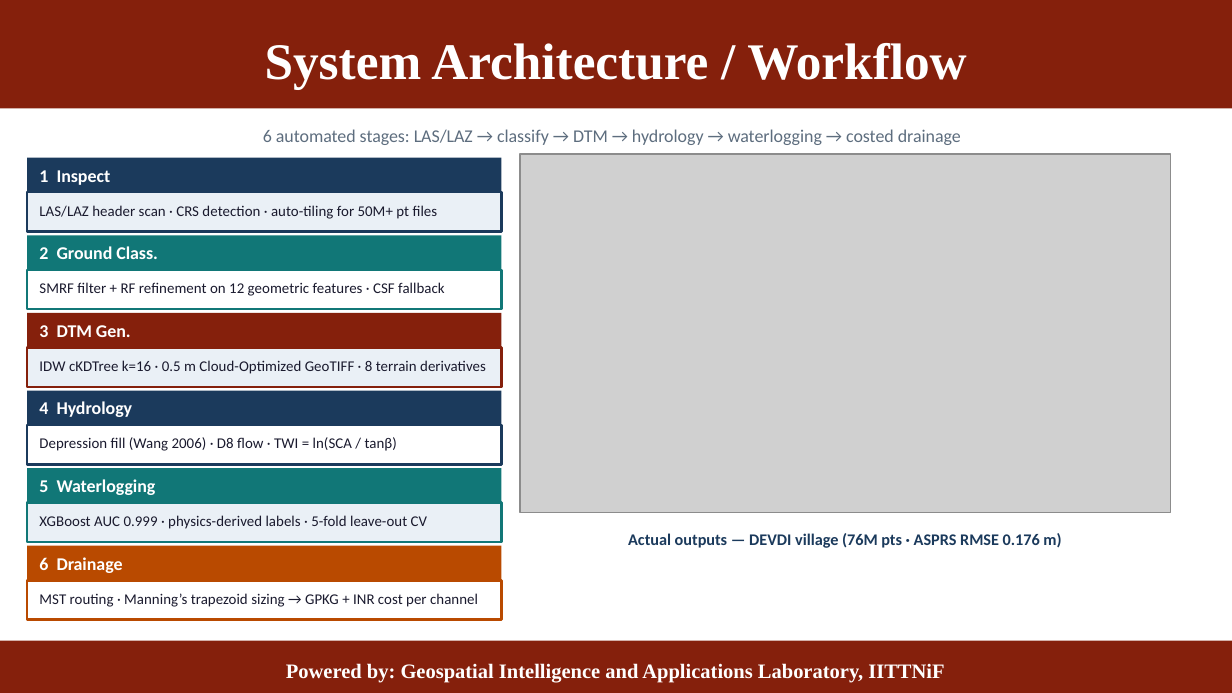
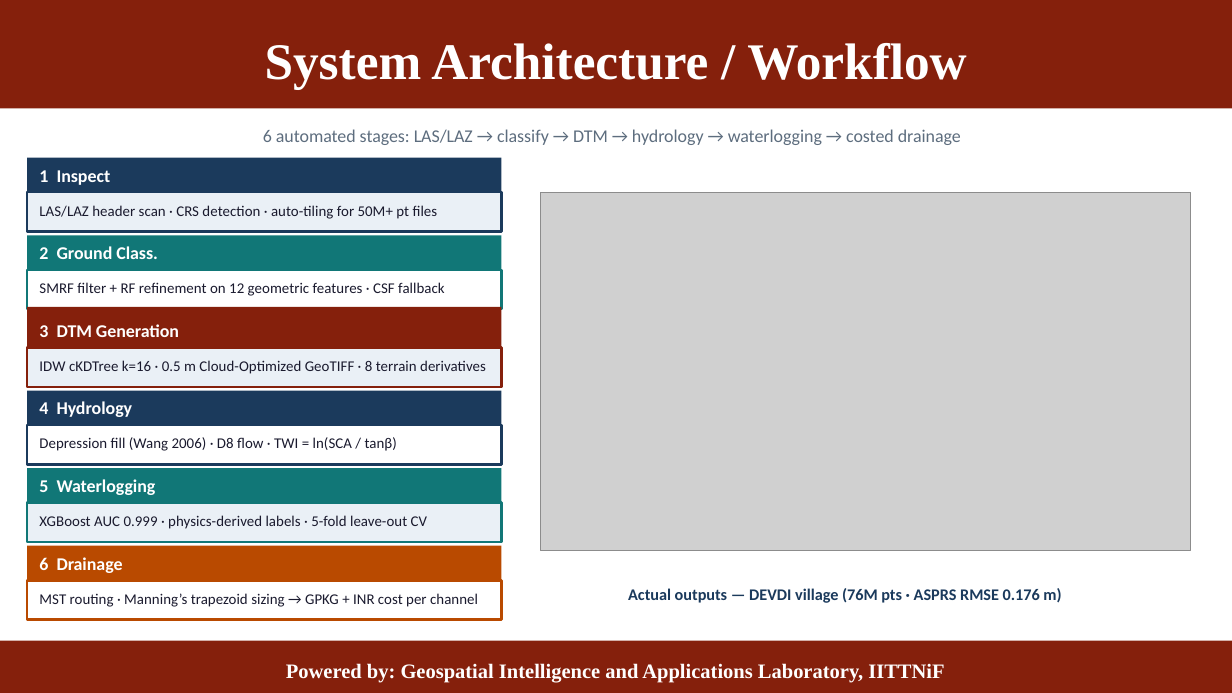
Before and after one commit to charansaiponnada/DTM, a slide deck: slide 3 of DTM_Hackathon_Final.pptx. Drawn at 1232x693 pixels with LibreOffice and Linux fonts; fonts in the diff are those of the drawing; grey boxes stand for pictures. Boxes give left, top, right and bottom in pixels: in the first picture for what was removed or moved away, otherwise in the second. Text is boxed around its words. In the diff, an @@ line names an element or a change of style, - is before the commit and + after.

```diff
--- a/DTM_Hackathon_Final.pptx
+++ b/DTM_Hackathon_Final.pptx
@@ picture: place and size @@
-picture at bbox=[520, 154, 1170, 513]
+picture at bbox=[540, 192, 1190, 551]
@@ rectangle "3 DTM Generation": place and size @@
-rectangle "3 DTM Generation" at bbox=[27, 313, 501, 347]
+rectangle "3 DTM Generation" at bbox=[27, 307, 501, 354]
@@ text in rectangle at bbox=[39, 324, 179, 337]: text changed @@
-3 DTM Gen.
+3 DTM Generation
@@ text "Actual outputs — DEVDI village ...": place and size @@
-text "Actual outputs — DEVDI village ..." at bbox=[628, 533, 1061, 548]
+text "Actual outputs — DEVDI village ..." at bbox=[628, 588, 1061, 603]
```
Also in this commit, not shown: 4 other slides changed, 3 slides added, 6 other files.
